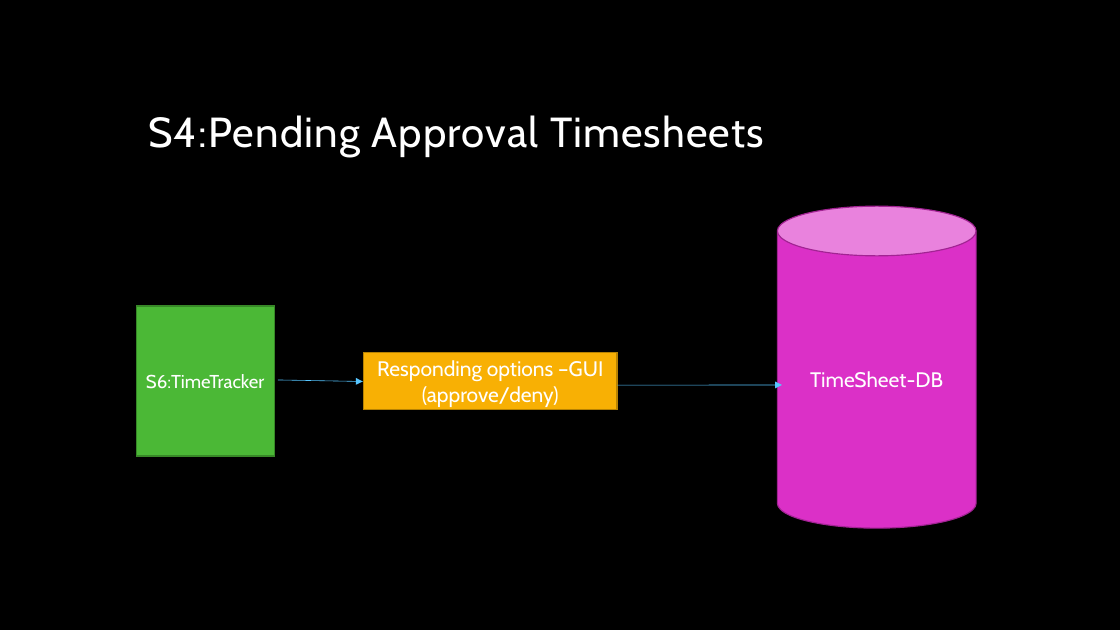
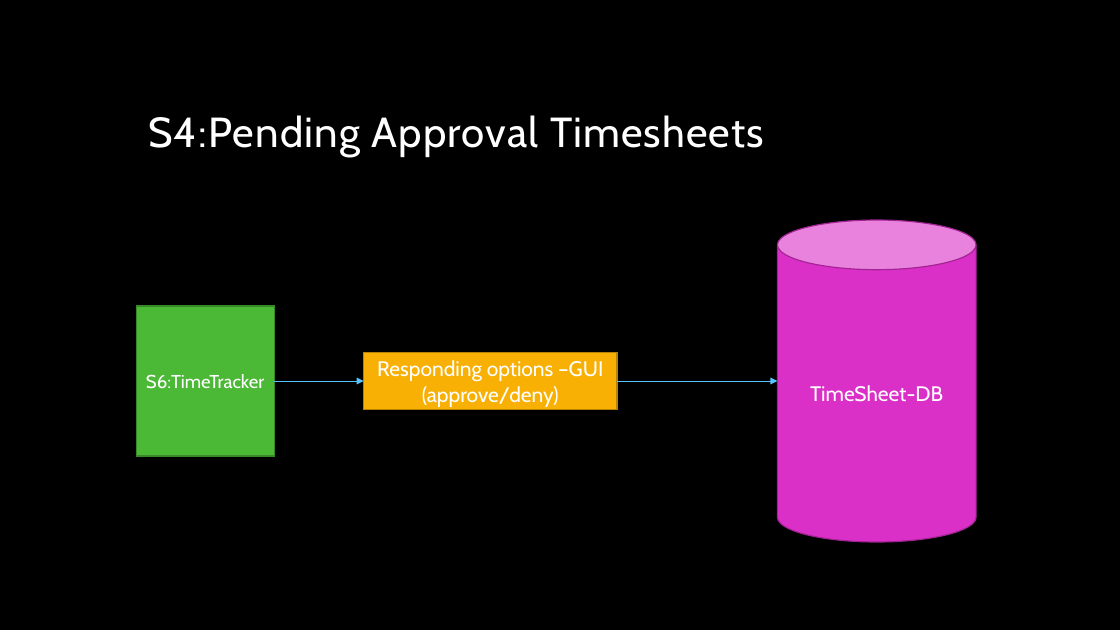
Before and after one commit to arnyboy101/InsemiTimeSheet, a slide deck: slide 5 of SubRoutine Diagrams/Notice Board.pptx. Drawn at 1120x630 pixels with LibreOffice and Linux fonts; fonts in the diff are those of the drawing; background and template pictures are left out. Boxes give left, top, right and bottom in pixels: in the first picture for what was removed or moved away, otherwise in the second. Text is boxed around its words. In the diff, an @@ line names an element or a change of style, - is before the commit and + after.

```diff
--- a/SubRoutine Diagrams/Notice Board.pptx
+++ b/SubRoutine Diagrams/Notice Board.pptx
@@ cylinder "TimeSheet-DB": place and size @@
-cylinder "TimeSheet-DB" at box(777, 206, 975, 528)
+cylinder "TimeSheet-DB" at box(777, 220, 975, 542)
@@ arrow moved from (278, 380) - (363, 381) to (274, 381) - (364, 381) @@
@@ arrow moved from (618, 386) - (782, 385) to (617, 381) - (777, 381) @@
```
Also in this commit, not shown: 5 other slides changed, 1 other file.
